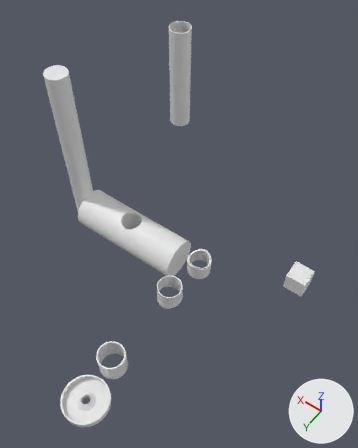
Renders of the Blender file hydroponic-fittings/hydroponic-fittings.blend from each side of a commit.
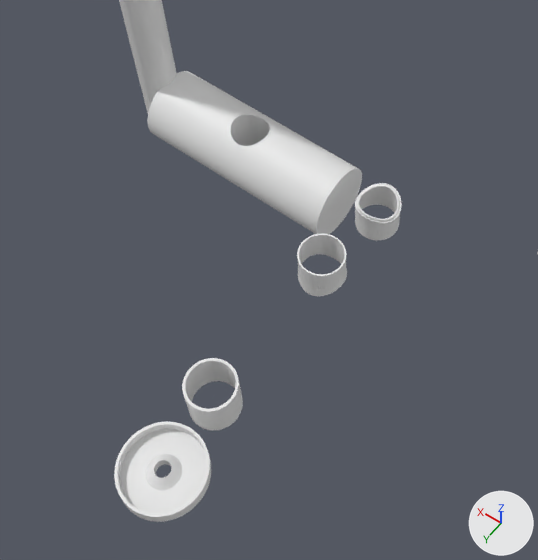
Each version appears first whole from a camera (50 mm lens) standing at (-362.0, 595.0, 1076.0) and looking at (49.0, 20.0, 172.0), and next in a close-up on the part from 0% to 79% of the width and 34% to 100% of the height. Arrows for +X, +Y and +Z are at lower right; the lights stay in place.

Before the edit, the objects in view are built like this:
```python
me_circle = bpy.data.meshes.new('Circle')
me_circle.from_pydata(...)  # 492 vertices, 408 faces; spans x -57.2..57.2, y -57.2..57.2, z 0.0..95.3
me_circle_002 = bpy.data.meshes.new('Circle.002')
me_circle_002.from_pydata(...)  # 640 vertices, 640 faces; spans x -1.0..1.0, y -1.0..1.0, z -17.1..0.0
me_circle_003 = bpy.data.meshes.new('Circle.003')
me_circle_003.from_pydata(...)  # 663 vertices, 499 faces; spans x -30.6..30.8, y -30.3..31.3, z 0.0..50.3
ob_cap_4in = bpy.data.objects.new('cap-4in', me_circle_002)
ob_cap_4in.location = (0.0, 423.0, 36.0)
ob_cap_4in.scale = (52.0, 52.0, 1.0)
ob_flange_station = bpy.data.objects.new('flange-station', me_circle_003)
ob_flange_station.location = (0.0, 0.0, 0.0)
ob_station = bpy.data.objects.new('station', me_circle)
ob_station.location = (0.0, 125.0, 84.0)
ob_station.rotation_euler = (0.0, 3.142, 0.0)  # degrees (0, 180, 0)
ob_station.scale = (0.542, 0.542, 0.542)
# also in view: '2-inch-OD' at (391.0, 0.0, 181.0); 'station.001' at (0.0, 332.0, 62.0); '108-OD' at (216.0, 0.0, -9.0)
```
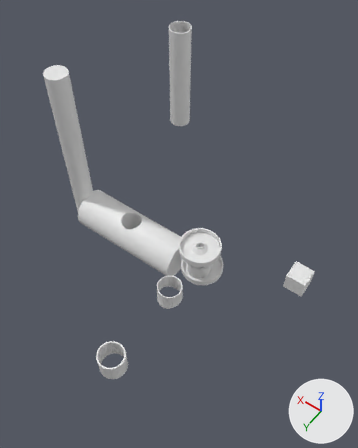
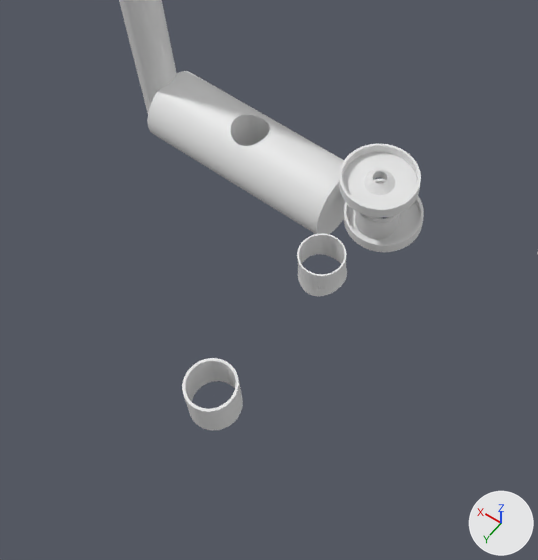
Commit message: autosync 4 inch cap

Where the change shows, as pixel boxes [x1, y1, x2, y2] in the close-ups (538 x 560 px):
'cap-4in', moved: before [114, 422, 211, 522]; after [339, 144, 421, 217]
'cap-wide', added: after [344, 179, 424, 252]

Edits to the bpy script that builds the scene:
```text
Change me_circle_002:
    where me_circle_002.from_pydata(...)  # 640 vertices, 640 faces; spans x -1.0..1.0, y -1.0..1.0, z -17.1..0.0
    used by ob_cap_4in; location = (0.0, 423.0, 36.0); scale = (52.0, 52.0, 1.0)
    me_circle_002 part 1: the whole mesh is moved by (-0.1, -0.2, 17.1)
Add me_circle_004:
    me_circle_004.from_pydata(...)  # 640 vertices, 640 faces; spans x -1.1..1.0, y -1.2..0.9, z 0.0..17.1
Change ob_cap_4in:
    ob_cap_4in.location: (0.0, 423.0, 36.0) -> (4.0, 9.0, 89.0)
Add ob_cap_wide:
    ob_cap_wide = bpy.data.objects.new('cap-wide', me_circle_004)
    ob_cap_wide.location = (0.0, 0.0, 0.0)
    ob_cap_wide.scale = (52.0, 52.0, 1.0)
```
